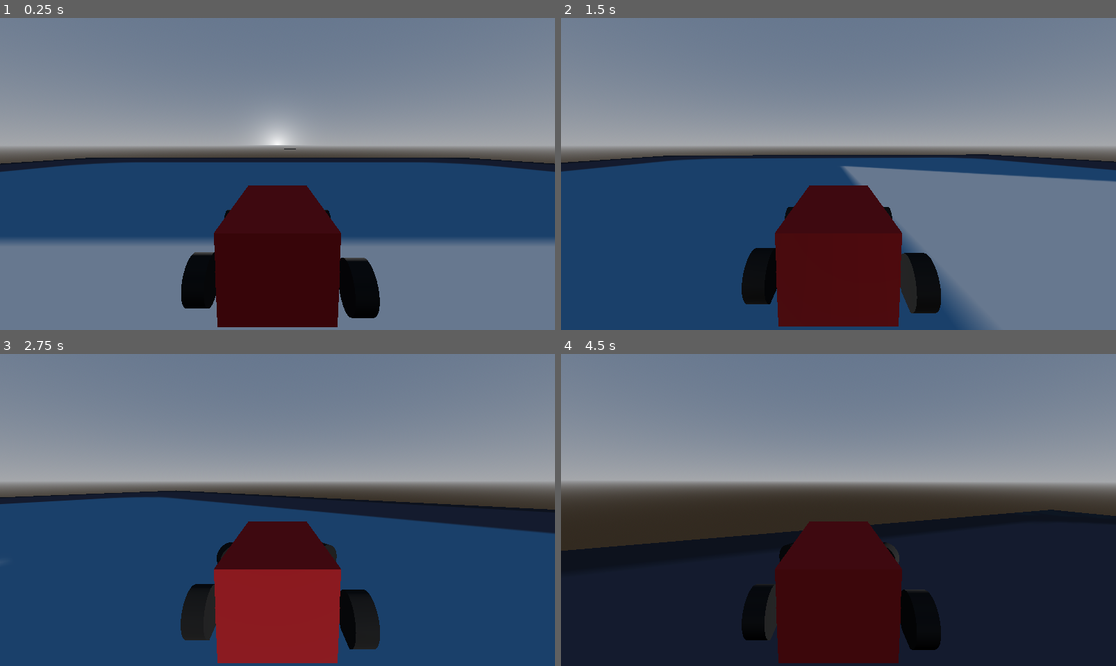
Above: before the commit, frames 1-4 (two rows, left to right).
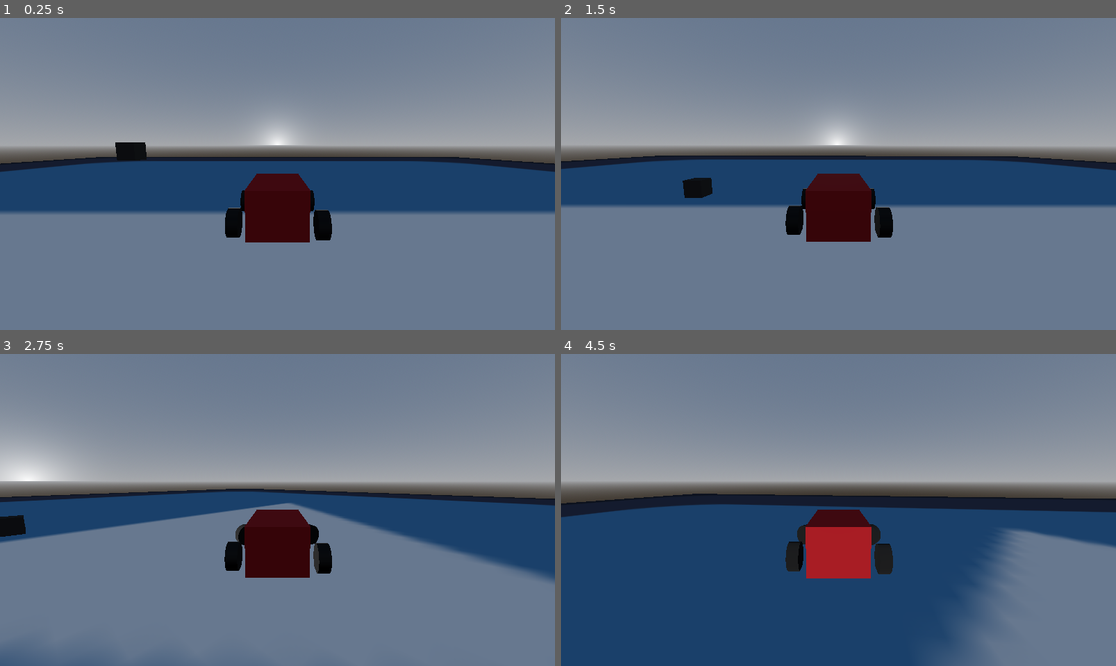
Above: after the commit, the same moments.

Repository: GrayJayV0/vehicle-test
Game: Godot game, scene res://world.tscn
Two runs of this game, one before a commit and one after it. Both use one fixed random seed, a clock stepped at 60 frames per second and the inputs below. The engine's default icon, where the game draws it, is replaced by a stand-in: a white triangle on a blue panel in a dark square.
Inputs:
- Up to frame 1 (0.25 s): no input
- Up to frame 2 (1.5 s): hold Right (ui_right) 0.53-1.28 s; hold Shift (drift) 0.53-1.28 s; hold Down (ui_down) from 1.28 s (still down); tap Shift (drift) at 1.35 s
- Up to frame 3 (2.75 s): release Down (ui_down) at 2.03 s; hold Right (ui_right) from 2.03 s (still down); hold Shift (drift) from 2.03 s (still down)
- Up to frame 4 (4.5 s): release Right (ui_right) at 2.78 s; release Shift (drift) at 2.78 s; hold Up (ui_up) 2.78-3.53 s; tap Shift (drift) at 2.85, 4.35 s; hold Shift (drift) 3.53-4.28 s; hold Left (ui_left) from 3.53 s (still down)

The runs differ from the first frame. In frame 1, 18% of the frame differs, in the area x 0-100%, y 39-100%; in frame 2, 32%; in frame 3, 48%; in frame 4, 54%, in the area x 0-100%, y 44-100%.

Commit message:
base drift W.I.P
The drift teleports when going into the opposite direction

Diff:
--- a/block.gd
+++ b/block.gd
@@ -8,10 +8,4 @@
 
 # Called every frame. 'delta' is the elapsed time since the previous frame.
 func _process(delta: float) -> void:
-	if grounded.is_colliding():
-		#This vector is broken its missing a value needed to allow jumping
-		#Vectors are writen in (x,y,z) what value needs to be changed to allow jumping
-		apply_impulse(Vector3(0,0,0))
-
-func _integrate_forces(state: PhysicsDirectBodyState3D) -> void:
-	state.transform = Transform3D(Vector3(0,0,1),Vector3(10,0,1),Vector3(0,0,1), position)
+	pass
--- a/car.gd
+++ b/car.gd
@@ -3,11 +3,14 @@
 @onready var brwheel = $VehicleWheel3D
 @onready var flwheel = $VehicleWheel3D2
 @onready var frwheel = $VehicleWheel3D3
+@onready var camera = $Camera3D
 @export var MAX_STEER = 1
 @export var ENGINE_POWER = 2000
 var drift
 var new_rotation
 var old_position
+var old_velocity
+var axis
 # Called when the node enters the scene tree for the first time.
 func _ready() -> void:
 	pass # Replace with function body.
@@ -16,29 +19,48 @@
 	#print(rotation_degrees,rotation)
 	if Input.is_action_pressed("drift") and Input.get_axis("ui_right","ui_left") != 0 and !drift:
 		drift = true
+		axis = Input.get_axis("ui_right","ui_left")
 		steering = Input.get_axis("ui_right","ui_left")
-		engine_force = 0
 		new_rotation = rotation_degrees
 		old_position = position
+		old_velocity = linear_velocity
 	if Input.is_action_just_released("drift"):
 		blwheel.wheel_friction_slip = 10.5
 		brwheel.wheel_friction_slip = 10.5
 		flwheel.wheel_friction_slip = 10.5
 		frwheel.wheel_friction_slip = 10.5
 		drift = false
-
+		angular_velocity.y == 0
 
 	if !drift:
 		steering = move_toward(steering, Input.get_axis("ui_right","ui_left") * MAX_STEER, delta * 10)
 		engine_force = Input.get_axis("ui_down","ui_up") * ENGINE_POWER
 	else:
-		engine_force = 0
+		linear_velocity = old_velocity
 		blwheel.wheel_friction_slip = 0
 		brwheel.wheel_friction_slip = 0
-		apply_torque_impulse(Vector3(0,20*Input.get_axis("ui_right","ui_left"),0))
-		apply_central_impulse(Vector3(10,0,0))
+		apply_torque_impulse(Vector3(0,10*Input.get_axis("ui_right","ui_left"),0))
 
 func _integrate_forces(state: PhysicsDirectBodyState3D) -> void:
-	if drift:
-		var thing = clamp(rotation_degrees.y,new_rotation.y-45,new_rotation.y+45)
-		rotation_degrees.y = thing
+	if drift and axis == 1:
+		if Input.get_axis("ui_right","ui_left") == 1:
+			var thing = clamp(rotation_degrees.y,0,new_rotation.y+75)
+			rotation_degrees.y = thing
+		if Input.get_axis("ui_right","ui_left") == 0:
+			var thing = clamp(rotation_degrees.y,0,new_rotation.y+55)
+			rotation_degrees.y = thing
+		elif Input.get_axis("ui_right","ui_left") == -1:
+			var thing = clamp(rotation_degrees.y,35,new_rotation.y+55)
+			rotation_degrees.y = thing
+	elif drift and axis == -1:
+		if Input.get_axis("ui_right","ui_left") == -1:
+			var thing = clamp(rotation_degrees.y,new_rotation.y-75,0)
+			rotation_degrees.y = thing
+			apply_central_impulse(Vector3(0,0,0))
+		if Input.get_axis("ui_right","ui_left") == 0:
+			var thing = clamp(rotation_degrees.y,new_rotation.y-55,0)
+			rotation_degrees.y = thing
+		elif Input.get_axis("ui_right","ui_left") == 1:
+			var thing = clamp(rotation_degrees.y,new_rotation.y-55,-35)
+			rotation_degrees.y = thing
+	print(rotation_degrees.y)
--- a/car.tscn
+++ b/car.tscn
@@ -20,6 +20,19 @@
 
 [sub_resource type="StandardMaterial3D" id="StandardMaterial3D_htipy"]
 albedo_color = Color(0.623733, 0, 0.0709673, 1)
+
+[sub_resource type="TubeTrailMesh" id="TubeTrailMesh_fn2uj"]
+
+[sub_resource type="StandardMaterial3D" id="StandardMaterial3D_2gooi"]
+albedo_color = Color(0.776471, 0.152941, 0.196078, 1)
+
+[sub_resource type="TubeTrailMesh" id="TubeTrailMesh_5yeaq"]
+
+[sub_resource type="StandardMaterial3D" id="StandardMaterial3D_qb2lq"]
+albedo_color = Color(0.623529, 0, 0.0705882, 1)
+
+[sub_resource type="StandardMaterial3D" id="StandardMaterial3D_gwnje"]
+albedo_color = Color(0.623529, 0, 0.0705882, 1)
 
 [sub_resource type="CylinderMesh" id="CylinderMesh_2a3ss"]
 
@@ -53,14 +66,32 @@
 surface_material_override/0 = SubResource("StandardMaterial3D_08332")
 
 [node name="MeshInstance3D2" type="MeshInstance3D" parent="CollisionShape3D"]
-transform = Transform3D(-4.37114e-08, 0, 1.96418, 0, 0.8, 0, -1, 0, -8.58568e-08, 0, 0.745197, 1.25449)
+transform = Transform3D(-4.37114e-08, 0, 1.96418, 0, 0.8, 0, -1, 0, -8.58568e-08, 0, 0.745197, 1.19431)
 mesh = SubResource("PrismMesh_vobwu")
 surface_material_override/0 = SubResource("StandardMaterial3D_104df")
 
 [node name="MeshInstance3D3" type="MeshInstance3D" parent="CollisionShape3D"]
-transform = Transform3D(1.98705, 0, 0, 0, 1, 0, 0, 0, 3.76804, 0, 0.646, -0.608574)
+transform = Transform3D(2, 0, 0, 0, 1, 0, 0, 0, 3.7, 0, 0.646, -0.649412)
 mesh = SubResource("BoxMesh_hvh66")
 surface_material_override/0 = SubResource("StandardMaterial3D_htipy")
+
+[node name="MeshInstance3D4" type="MeshInstance3D" parent="CollisionShape3D"]
+transform = Transform3D(0.1, 0, 0, 0, 0.691059, 0.0722798, 0, -0.722798, 0.0691059, 0.847655, 1.09505, -2.44086)
+visible = false
+mesh = SubResource("TubeTrailMesh_fn2uj")
+surface_material_override/0 = SubResource("StandardMaterial3D_2gooi")
+
+[node name="MeshInstance3D6" type="MeshInstance3D" parent="CollisionShape3D"]
+transform = Transform3D(-4.37114e-08, -3, 4.37114e-09, 0, -1.31134e-07, -0.1, 1, -1.31134e-07, 1.91069e-16, 0, 1.444, -3.006)
+visible = false
+mesh = SubResource("TubeTrailMesh_5yeaq")
+surface_material_override/0 = SubResource("StandardMaterial3D_qb2lq")
+
+[node name="MeshInstance3D5" type="MeshInstance3D" parent="CollisionShape3D"]
+transform = Transform3D(0.1, 0, 0, 0, 0.691059, 0.0722798, 0, -0.722798, 0.0691059, -0.885725, 1.09505, -2.44086)
+visible = false
+mesh = SubResource("TubeTrailMesh_fn2uj")
+surface_material_override/0 = SubResource("StandardMaterial3D_gwnje")
 
 [node name="VehicleWheel3D" type="VehicleWheel3D" parent="."]
 transform = Transform3D(1, 0, 0, 0, 1, 0, 0, 0, 1, -1.5, 0, -1.457)
@@ -103,7 +134,7 @@
 surface_material_override/0 = SubResource("StandardMaterial3D_4kotb")
 
 [node name="Camera3D" type="Camera3D" parent="."]
-transform = Transform3D(-1, 2.10145e-08, -1.49526e-07, 0, 0.990268, 0.139173, 1.50996e-07, 0.139173, -0.990268, -8.74228e-07, 2.5, -5)
+transform = Transform3D(-1, -1.21669e-08, 8.6572e-08, 0, 0.990268, 0.139173, -8.74228e-08, 0.139173, -0.990268, 0, 2.5, -8)
 
 [node name="CenterOfMass" type="Node3D" parent="."]
 transform = Transform3D(1, 0, 0, 0, 1, 0, 0, 0, 1, 0, 0, 1.5)
--- a/world.tscn
+++ b/world.tscn
@@ -45,8 +45,8 @@
 mesh = SubResource("PlaneMesh_0muuf")
 surface_material_override/0 = SubResource("ORMMaterial3D_coxrs")
 
-[node name="Block" parent="StaticBody3D/CollisionShape3D" instance=ExtResource("2_5axwg")]
-transform = Transform3D(1, 0, 0, 0, 1, 0, 0, 0, 1, -1.03053, 3.23753, 11.9856)
-
 [node name="VehicleBody3D" parent="." instance=ExtResource("1_ks20o")]
 transform = Transform3D(1, 0, 0, 0, 1, 0, 0, 0, 1, 0, 1.02808, 0)
+
+[node name="Block" parent="." instance=ExtResource("2_5axwg")]
+transform = Transform3D(1, 0, 0, 0, 1, 0, 0, 0, 1, 8.32523, 3.20045, 3.67713)
Not shown: 1 places in car.tscn that only renumber resources
